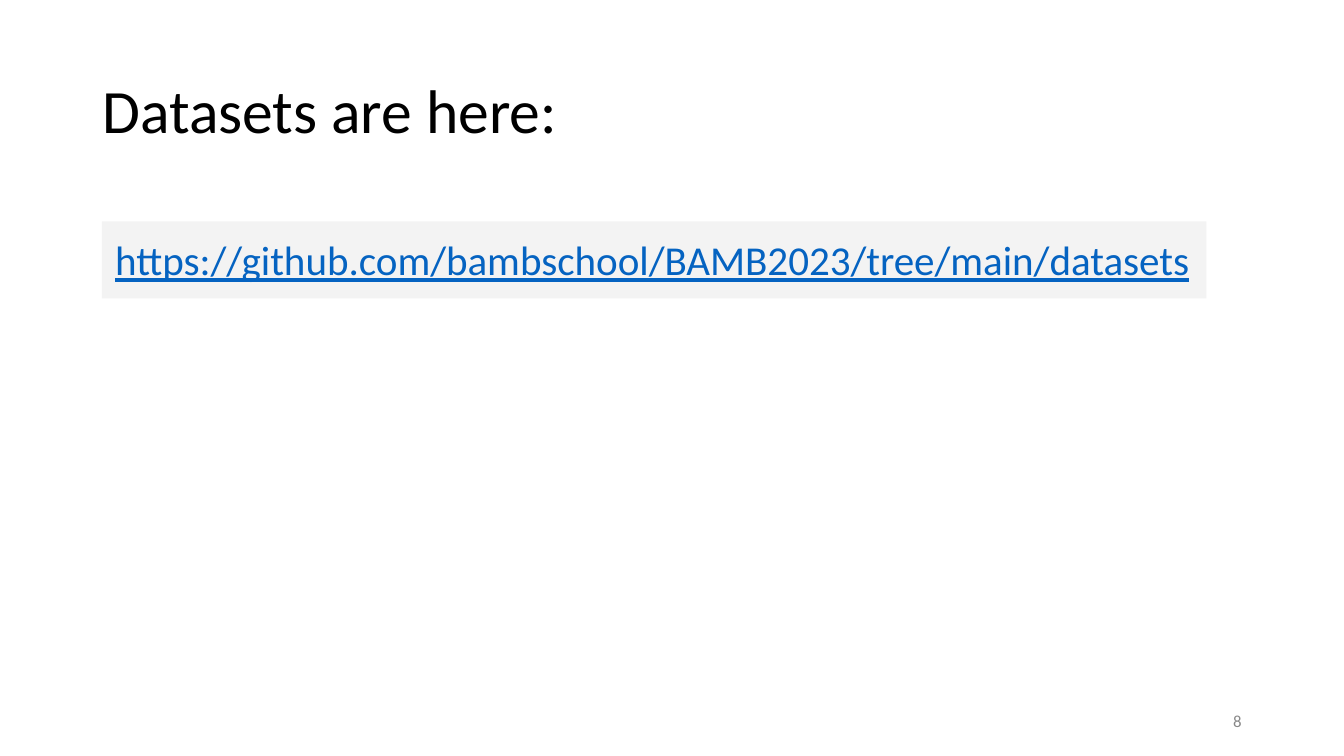
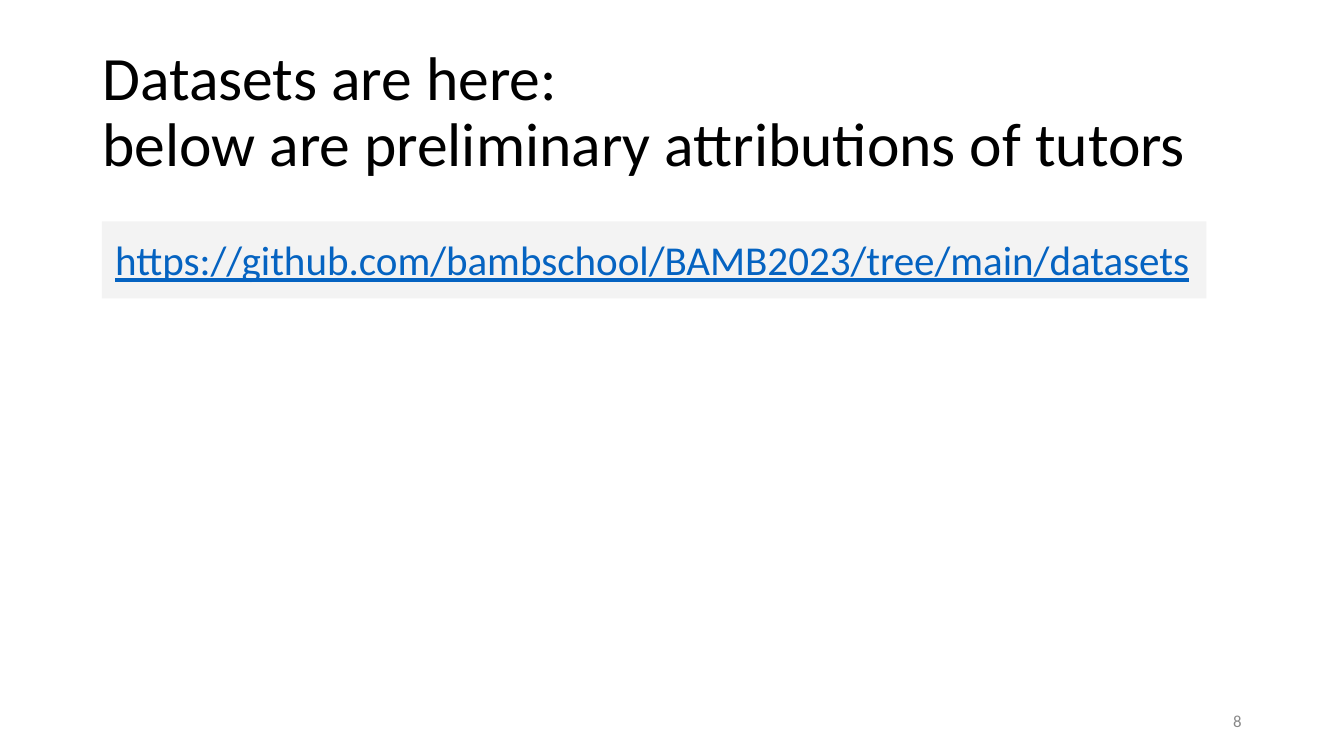
Before and after one commit to bambschool/BAMB2023, a slide deck: slide 8 of slides_lectures/BAMB! 2023 Project work kick-off.pptx. Drawn at 1344x756 pixels with LibreOffice and Linux fonts; fonts in the diff are those of the drawing. Boxes give left, top, right and bottom in pixels: in the first picture for what was removed or moved away, otherwise in the second. Text is boxed around its words. In the diff, an @@ line names an element or a change of style, - is before the commit and + after.

```diff
--- a/slides_lectures/BAMB! 2023 Project work kick-off.pptx
+++ b/slides_lectures/BAMB! 2023 Project work kick-off.pptx
@@ title at box(102, 123, 1185, 176): paragraph added @@
+below are preliminary attributions of tutors
```
Also in this commit, not shown: 9 other slides changed, 1 slide added.
